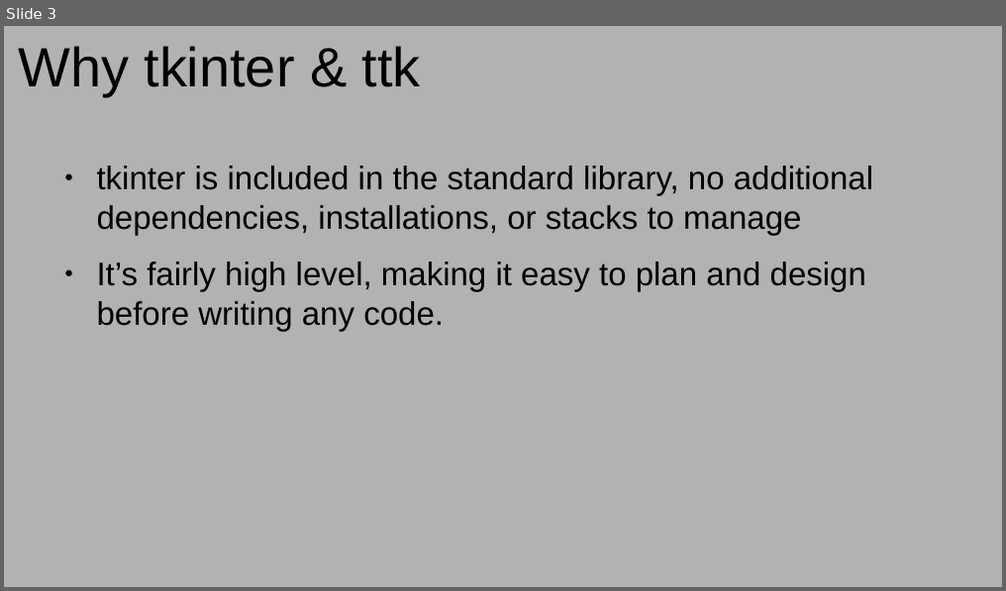
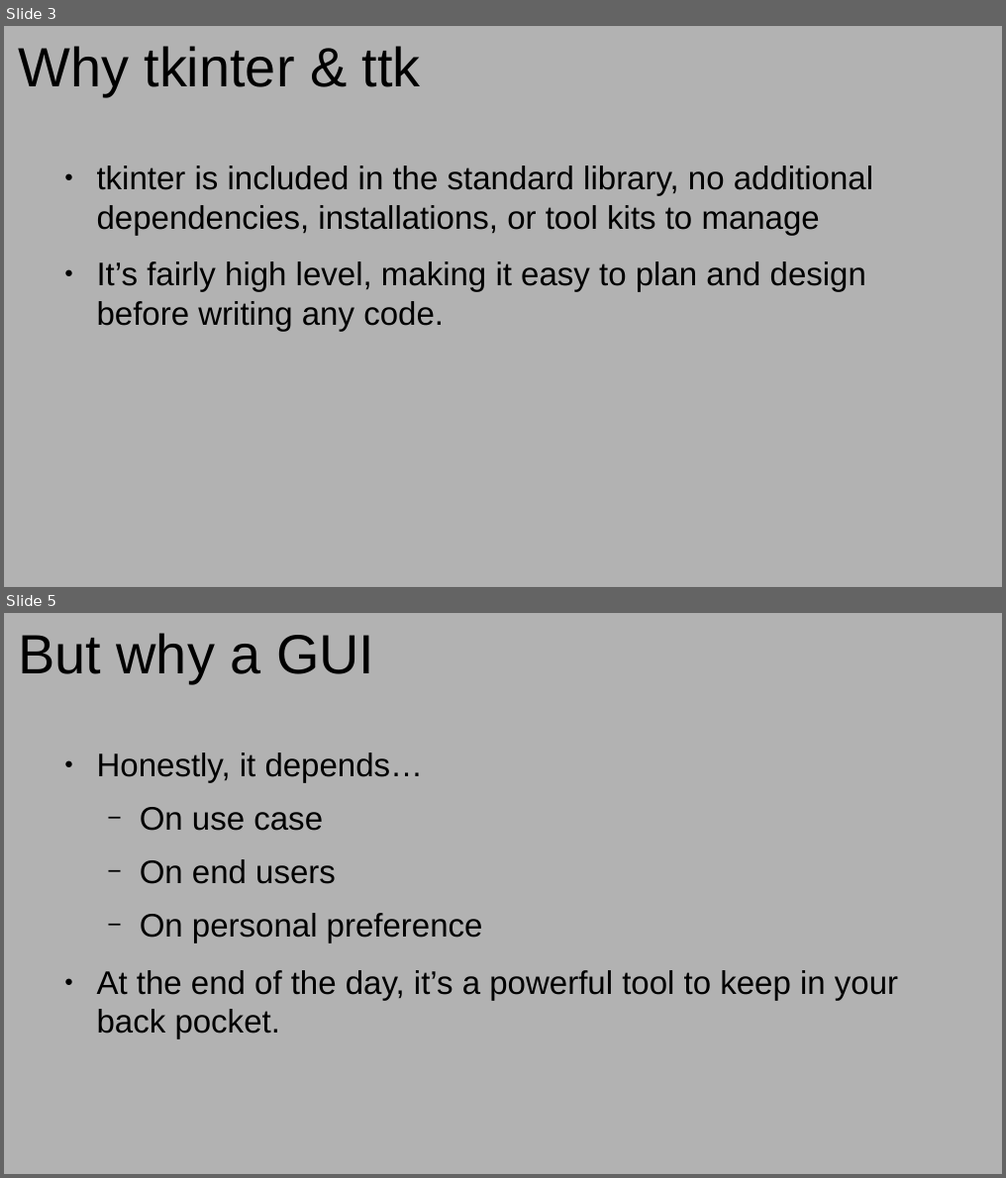
Before and after one commit to kstrckr/Heat_Pype, a slide deck: Give them a GUI slides.odp. Shown one above the other, each under a label of ours: slide 3 before the commit, slides 3 and 5 after it; the slides between them are not shown. The pictures are 1006x591 and 1006x1178 pixels, drawn with LibreOffice and Linux fonts; fonts in the diff are those of the drawing. Boxes give left, top, right and bottom in pixels: in the first picture for what was removed or moved away, otherwise in the second. Text is boxed around its words. In the diff, an @@ line names an element or a change of style, - is before the commit and + after.

```diff
--- a/Give them a GUI slides.odp
+++ b/Give them a GUI slides.odp
@@ slide 5 added at bbox=[4, 613, 1002, 1174], background #B2B2B2 @@
@@ title added at bbox=[18, 633, 374, 683], 44 pt, text #000000 @@
+But why a GUI
@@ text added at bbox=[97, 753, 898, 1040], 26 pt, text #000000 @@
+● Honestly, it depends…
+  − On use case
+  − On end users
+  − On personal preference
+● At the end of the day, it’s a powerful tool to keep in your back pocket.
@@ slide 3 changed as well @@
@@ text at bbox=[97, 166, 873, 235]: text changed @@
-● tkinter is included in the standard library, no additional dependencies, installations, or stacks to manage
+● tkinter is included in the standard library, no additional dependencies, installations, or tool kits to manage
```
Also in this commit, not shown: 2 other slides changed, 5 other slides added, 1 slide removed, 1 other file.
